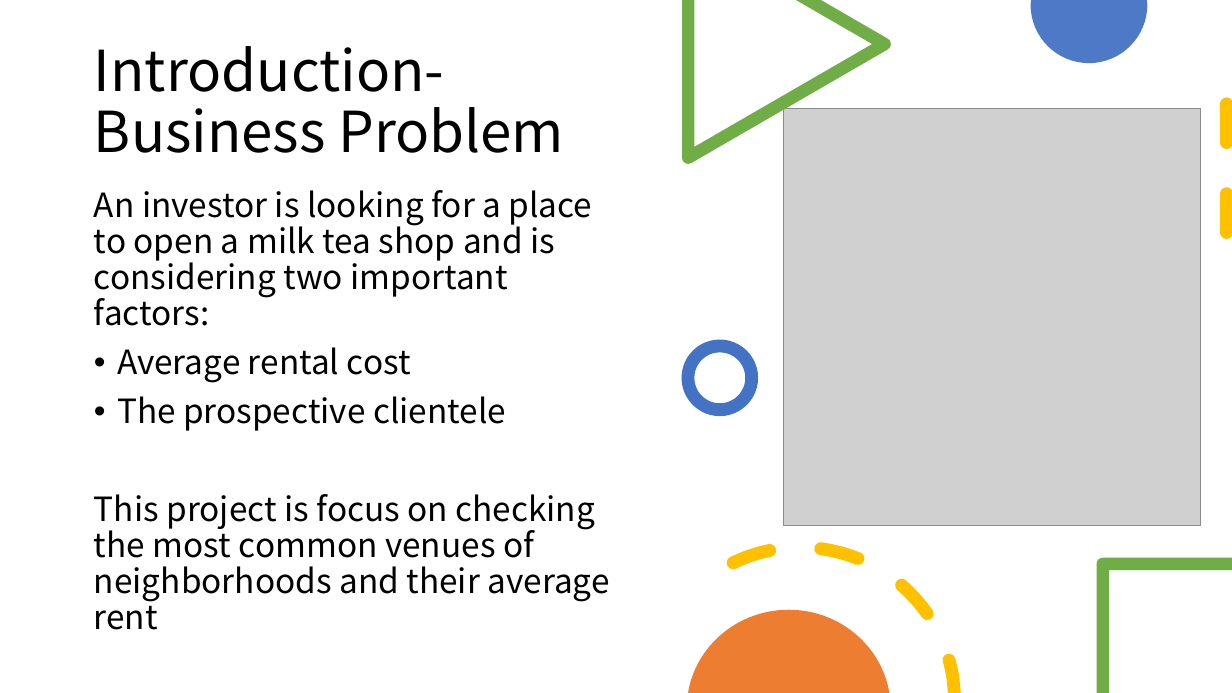
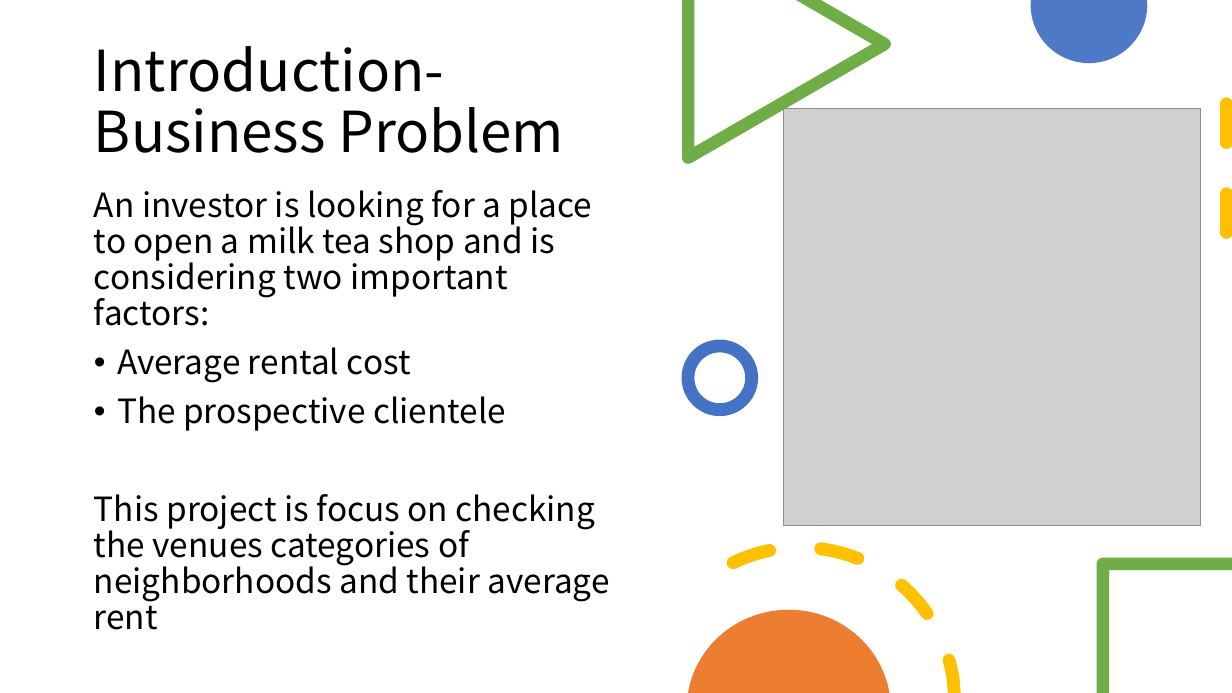
Before and after one commit to lynn-GH/Coursera_Capstone, a slide deck: slide 3 of RetailRentalPricevsVenueofSanDiego.pptx. Drawn at 1232x693 pixels with LibreOffice and Linux fonts; fonts in the diff are those of the drawing; grey boxes stand for pictures. Boxes give left, top, right and bottom in pixels: in the first picture for what was removed or moved away, otherwise in the second. Text is boxed around its words. In the diff, an @@ line names an element or a change of style, - is before the commit and + after.

```diff
--- a/RetailRentalPricevsVenueofSanDiego.pptx
+++ b/RetailRentalPricevsVenueofSanDiego.pptx
@@ text at [94, 494, 609, 630]: text changed @@
-This project is focus on checking the most common venues of neighborhoods and their average rent
+This project is focus on checking the venues categories of neighborhoods and their average rent
```
Also in this commit, not shown: 6 other slides changed, 1 slide added, 1 slide removed.
